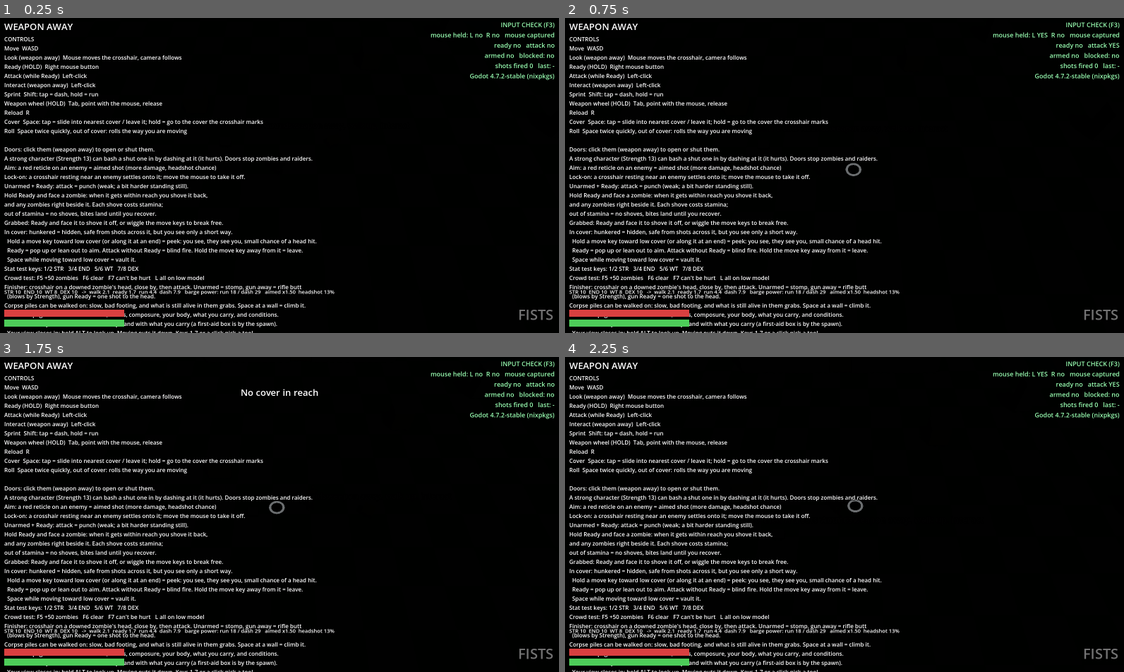
Above: before the commit, frames 1-4 (two rows, left to right).
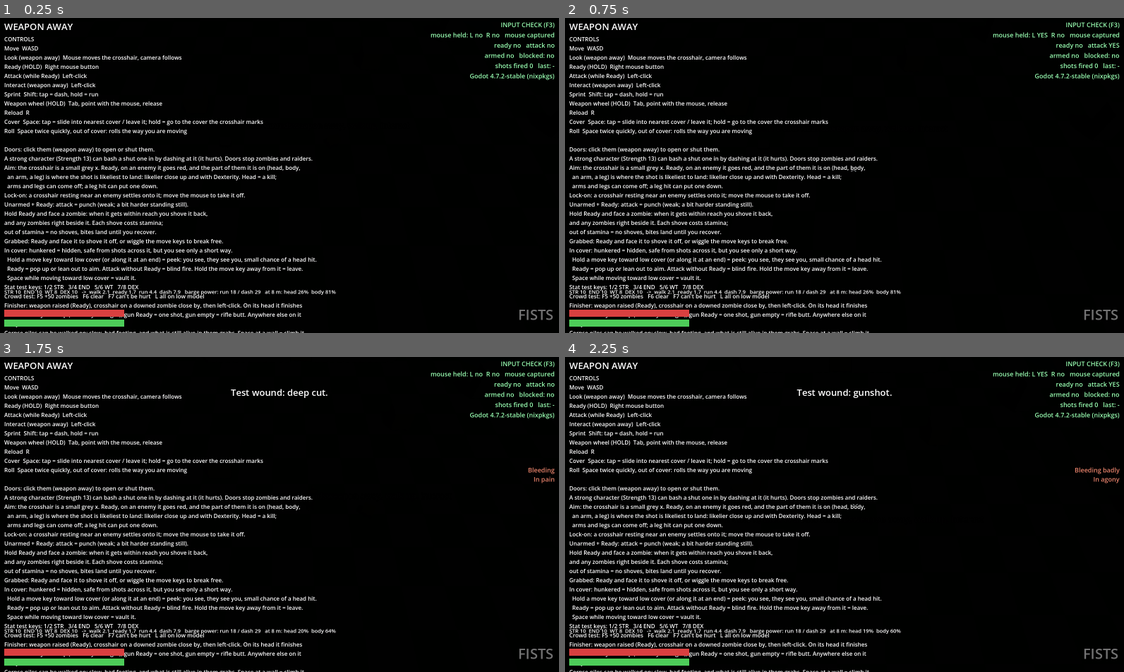
Above: after the commit, the same moments.

Repository: RuneTV64/twinsticksofdepth
Game: Godot game, scene res://main.tscn
The game is run twice, just before and just after one commit, with the same random seed, the same clock (stepped at 60 frames per second) and the same inputs.
Inputs (mouse positions are in pixels of both pictures, inside the frame that each line leads up to):
- Up to frame 1 (0.25 s): no input
- Up to frame 2 (0.75 s): tap Enter at 0.5 s; move the mouse to (878, 172) at 0.52 s; press the mouse at (878, 172) at 0.53 s; hold W (move_up) from 0.53 s (still down)
- Up to frame 3 (1.75 s): keep holding W (move_up); tap Space (cover) at 0.8, 1.35 s; move the mouse to (251, 514) at 1.27 s; release the mouse at (251, 514) at 1.28 s; click (251, 514) at 1.42 s; tap J at 1.55 s
- Up to frame 4 (2.25 s): keep holding W (move_up); move the mouse to (861, 508) at 2.02 s; press the mouse at (861, 508) at 2.03 s; tap J at 2.1 s

The runs differ from the first frame. In frame 1, 7.3% of the frame differs, in the area x 0-61%, y 46-100%; in frame 2, 7.4%; in frame 3, 7.7%; in frame 4, 7.7%, in the area x 0-100%, y 10-100%.
Error before the commit: Invalid type in function '_wound' in base 'CharacterBody3D (Player)'. Cannot convert argument 2 from String to float. (res://main.gd:108)

Commit message:
Aim at a body part with a small x crosshair; finishers need the weapon raised; fix the J key
The crosshair is a grey x that goes red on an enemy, and the part it is on
is the likeliest to be hit: better close up, with Dexterity, a better gun or
a scope. Finishers only work Ready, on any part of a downed zombie, and only
the head finishes it. The crosshair no longer hides with fists Ready. J gave
the wound's arguments in the wrong order and stopped the game.

Co-Authored-By: Claude Fable 5.2 <noreply@anthropic.com>
Claude-Session: https://claude.ai/code/session_016fBGAUWu2qzw7nE8geQqSy

Diff:
--- a/enemy.gd
+++ b/enemy.gd
@@ -17,6 +17,7 @@
 
 @export var kind := "dummy"
 @export var max_hp := 100.0            # dummies; shamblers use shambler_hp
+@export var body_blow_damage := 16.0   # a full-strength stomp or butt on a downed zombie's body (not its head)
 @export var shambler_hp := 50.0        # at the middle of decay. Scaled by rot (see Toughness)
 @export_group("Toughness")
 # The fresher the body, the more it takes: more damage to put down, a harder skull, steadier on its feet. A
@@ -732,6 +733,50 @@
 	if body != null and not dead and (crawling or state == "down" or state == "heap"):
 		return global_position + facing * 0.7
 	return global_position
+
+
+## Where its body parts are (world), for whoever is picking one out with the crosshair. Parts that are gone are
+## left out. On its feet it stands up; on the ground it lies along its facing, head first.
+func part_points() -> Dictionary:
+	var out := {}
+	var right := Vector3(-facing.z, 0.0, facing.x)
+	var at := global_position + Vector3(0.0, perch, 0.0)
+	var down := body != null and (crawling or state == "down" or state == "heap" or dead)
+	var spots := {"Head": [0.7, 0.0, 0.2], "Torso": [0.25, 0.0, 0.18], "ArmL": [0.4, -0.38, 0.12], "ArmR": [0.4, 0.38, 0.12],
+		"LegL": [-0.5, -0.16, 0.1], "LegR": [-0.5, 0.16, 0.1]} if down else \
+		{"Head": [0.0, 0.0, 1.66], "Torso": [0.0, 0.0, 1.2], "ArmL": [0.0, -0.36, 1.1], "ArmR": [0.0, 0.36, 1.1],
+		"LegL": [0.0, -0.14, 0.45], "LegR": [0.0, 0.14, 0.45]}
+	for slot: String in spots:
+		if kind == "shambler" and body != null and (body.part(slot) == "Destroyed" or (slot == "Head" and not body.has_head())):
+			continue
+		var s: Array = spots[slot]
+		out[slot] = at + facing * float(s[0]) + right * float(s[1]) + Vector3(0.0, float(s[2]), 0.0)
+	return out
+
+
+## A hit on one part of it. The head is a kill. An arm or a leg takes less out of it but may come off (a rotten
+## one more easily); a leg hit that doesn't take the leg may still put it down.
+func take_part_hit(part: String, dmg: float, dir: Vector3, knock: float) -> void:
+	if dead:
+		return
+	if part == "Head":
+		take_headshot(dir, knock * 2.0)
+		return
+	if part == "Torso" or kind != "shambler":
+		take_hit(dmg * (1.0 if part == "Torso" else 0.65), dir, knock)
+		return
+	take_hit(dmg * 0.65, dir, knock)
+	if dead or body.part(part) == "Destroyed":
+		return
+	if randf() < 0.3 + 0.4 * body.rot():
+		_lose(part, dir * 3.0 + Vector3.UP * 1.5)
+	elif part.begins_with("Leg") and randf() < 0.5:
+		_knock_down()
+
+
+## A stomp or a blow on a downed one that isn't on its head: it hurts it, no more.
+func take_body_blow(power: float, part: String, dir: Vector3) -> void:
+	take_part_hit(part, body_blow_damage * power, dir, 0.0)
 
 
 ## Is it on the ground, where its head can be stomped?
--- a/hud.gd
+++ b/hud.gd
@@ -37,7 +37,9 @@
 const HELP_TAIL := """
 Doors: click them (weapon away) to open or shut them.
 A strong character (Strength 13) can bash a shut one in by dashing at it (it hurts). Doors stop zombies and raiders.
-Aim: a red reticle on an enemy = aimed shot (more damage, headshot chance)
+Aim: the crosshair is a small grey x. Ready, on an enemy it goes red, and the part of them it is on (head, body,
+  an arm, a leg) is where the shot is likeliest to land: likelier close up and with Dexterity. Head = a kill;
+  arms and legs can come off; a leg hit can put one down.
 Lock-on: a crosshair resting near an enemy settles onto it; move the mouse to take it off.
 Unarmed + Ready: attack = punch (weak; a bit harder standing still).
 Hold Ready and face a zombie: when it gets within reach you shove it back,
@@ -50,8 +52,9 @@
   Space while moving toward low cover = vault it.
 Stat test keys: 1/2 STR   3/4 END   5/6 WT   7/8 DEX
 Crowd test: F5 +50 zombies   F6 clear   F7 can't be hurt   L all on low model
-Finisher: crosshair on a downed zombie's head, close by, then attack. Unarmed = stomp, gun away = rifle butt
-  (blows by Strength), gun Ready = one shot to the head.
+Finisher: weapon raised (Ready), crosshair on a downed zombie close by, then left-click. On its head it finishes
+  it: fists Ready = stomp (blows by Strength), gun Ready = one shot, gun empty = rifle butt. Anywhere else on it
+  only hurts it.
 Corpse piles can be walked on: slow, bad footing, and what is still alive in them grabs. Space at a wall = climb it.
 Character page: C. It shows attributes, needs, composure, your body, what you carry, and conditions.
 Wounds: H sits you down to treat them by hand with what you carry (a first-aid box is by the spawn).
@@ -308,8 +311,8 @@
 	t += "   Health %d (heals %.1f/s)     Stamina %d (back at %.0f/s)     Walk %.1f  Ready %.1f  Run %.1f  Dash %.1f m/s\n" % [
 		roundi(player.max_health), player.heal_rate, roundi(player.max_stamina), player.stamina_regen,
 		player.walk_speed, player.ready_speed, player.run_speed, player.dash_speed]
-	t += "   Aimed shot x%.2f   Headshot %d%%   Reload %.2f s   Punch x%.2f   Shove %.1f m/s   Aware all round %.1f m   Barge %d / %d\n\n" % [
-		player.aimed_mult, roundi(player.headshot_chance * 100.0), player.reload_time, player.melee_mult,
+	t += "   Shot at 8 m: head %d%%, body %d%%   Reload %.2f s   Punch x%.2f   Shove %.1f m/s   Aware all round %.1f m   Barge %d / %d\n\n" % [
+		roundi(player.part_chance("Head", 8.0) * 100.0), roundi(player.part_chance("Torso", 8.0) * 100.0), player.reload_time, player.melee_mult,
 		player.shove_force, player.sight_near, roundi(player.barge_power(player.run_speed)),
 		roundi(player.barge_power(player.dash_speed))]
 	t += "[b]NEEDS[/b]   [color=#999]%s[/color]\n[table=3]" % (
@@ -403,11 +406,11 @@
 	_st_fill.bg_color = Color(0.9, 0.5, 0.15) if player.winded \
 		else Color(0.3, 0.8, 0.35).lerp(Color(0.9, 0.8, 0.2), player.fatigue())
 
-	_stats.text = "STR %d  END %d  WT %d  DEX %d   ->  walk %.1f  ready %.1f  run %.1f  dash %.1f   barge power: run %d / dash %d   aimed x%.2f  headshot %d%%" % [
+	_stats.text = "STR %d  END %d  WT %d  DEX %d   ->  walk %.1f  ready %.1f  run %.1f  dash %.1f   barge power: run %d / dash %d   at 8 m: head %d%%  body %d%%" % [
 		roundi(player.strength), roundi(player.endurance), roundi(player.weight), roundi(player.dexterity),
 		player.walk_speed, player.ready_speed, player.run_speed, player.dash_speed,
 		roundi(player.barge_power(player.run_speed)), roundi(player.barge_power(player.dash_speed)),
-		player.aimed_mult, roundi(player.headshot_chance * 100.0)]
+		roundi(player.part_chance("Head", 8.0) * 100.0), roundi(player.part_chance("Torso", 8.0) * 100.0)]
 
 	_ammo.text = "FISTS" if player.is_melee() else "%d / %d" % [player.mag, player.reserve]
 	_ammo.modulate = Color(1, 1, 1, 1.0 if player.armed else 0.45)
--- a/main.gd
+++ b/main.gd
@@ -105,7 +105,7 @@
 			KEY_J:   # a test wound, to try the treatment screen on
 				var tw: Array = [["deep cut", "ArmL", 30.0], ["gunshot", "Torso", 26.0], ["bite", "ArmR", 20.0]][_test_wound % 3]
 				_test_wound += 1
-				player._wound(tw[0], tw[1], tw[2])
+				player._wound(tw[0], tw[2], tw[1])
 				player.show_status("Test wound: %s." % tw[0])
 			KEY_PAGEUP: hud.sheet_select(-1)
 			KEY_PAGEDOWN: hud.sheet_select(1)
--- a/player.gd
+++ b/player.gd
@@ -255,6 +255,17 @@
 var reticle_offset := Vector3.ZERO
 var reticle_visible := false
 var reticle_on_enemy := false
+## The enemy the crosshair is on, and which part of it ("Head", "Torso", "ArmL"...). Ready only.
+var hover_target: Enemy = null
+var hover_part := ""
+@export var hover_radius := 0.34       # m (on the ground, as the camera sees it) from a part to count as on it
+@export_group("Accuracy")
+## The chance a shot lands on the part the crosshair is on, at arm's length, before skill, range and the gun.
+const PART_CHANCE := {"Head": 0.22, "Torso": 0.7, "ArmL": 0.3, "ArmR": 0.3, "LegL": 0.38, "LegR": 0.38}
+@export var gun_accuracy := 1.0        # the gun in your hands (1 = an ordinary one). Guns as items will set it
+@export var scope_mult := 1.0          # a scope stretches the range you are accurate over (1 = none)
+@export var accurate_range := 10.0     # m over which an ordinary gun, unscoped, loses its close-range edge
+@export_group("")
 var reticle_target: Enemy = null   # the enemy under the reticle (Ready only counts as "aimed")
 var lock_target: Enemy = null      # the enemy the crosshair is being drawn onto (lock-on), or null
 var _aim_raw := Vector3.ZERO       # where the mouse points (cover marking uses it)
@@ -294,6 +305,8 @@
 var _wall_box: Cover.Box = null    # the solid thing you are walking into, if any (for climbing it from the pile)
 var _wall_n := Vector3.ZERO
 var finish_target: Enemy = null    # a downed zombie whose head the crosshair is on
+var finish_part := ""              # which part of it the crosshair is on: only "Head" finishes it
+var _finish_part := ""
 var finish_pile = null             # ... or where a trapped one in the corpse pile is (Vector3), or null
 var _roll_t := 0.0                 # > 0 while rolling (the body reads these three)
 var _roll_total := 0.55
@@ -385,19 +398,24 @@
 	_body.attach_weapon(_weapon)   # the body carries it: in hand when Ready, on the back otherwise
 	_apply_weapon_look()
 
+	# The crosshair: a small x on the ground. Grey; red on an enemy.
 	_reticle = MeshInstance3D.new()
-	var tm := TorusMesh.new()
-	tm.inner_radius = 0.3
-	tm.outer_radius = 0.42
-	tm.rings = 24
-	tm.ring_segments = 6
+	var tm := BoxMesh.new()
+	tm.size = Vector3(0.36, 0.01, 0.06)
 	_reticle.mesh = tm
+	_reticle.rotation.y = PI * 0.25
+	var bar2 := MeshInstance3D.new()
+	bar2.mesh = tm
+	bar2.rotation.y = PI * 0.5
+	bar2.cast_shadow = GeometryInstance3D.SHADOW_CASTING_SETTING_OFF
+	_reticle.add_child(bar2)
 	_reticle_mat = StandardMaterial3D.new()
 	_reticle_mat.shading_mode = BaseMaterial3D.SHADING_MODE_UNSHADED
 	_reticle_mat.no_depth_test = true
 	_reticle_mat.transparency = BaseMaterial3D.TRANSPARENCY_ALPHA
 	_reticle_mat.render_priority = 10
 	_reticle.material_override = _reticle_mat
+	bar2.material_override = _reticle_mat
 	_reticle.cast_shadow = GeometryInstance3D.SHADOW_CASTING_SETTING_OFF
 	_reticle.top_level = true
 	add_child(_reticle)
@@ -849,7 +867,8 @@
 ## The mouse has full control while it moves. Once it rests near an enemy, the crosshair settles
 ## onto that enemy and follows it.
 func _mouse_lock(delta: float) -> void:
-	if not lock_on_mouse or _mouse_idle < lock_on_mouse_settle:
+	# Once the crosshair is on someone it stays where you put it: you are choosing which part of them.
+	if not lock_on_mouse or _mouse_idle < lock_on_mouse_settle or hover_target != null:
 		lock_target = null
 		return
 	reticle_offset += _lock_pull(reticle_offset, lock_on_mouse_radius) * (1.0 - exp(-lock_on_sharpness * delta))
@@ -1222,21 +1241,16 @@
 func _update_finisher() -> void:
 	finish_target = null
 	finish_pile = null
-	if dead or not reticle_visible or not held_by.is_empty() or in_cover or _vault_t > 0.0:
+	finish_part = ""
+	# Only with your weapon raised, and the crosshair on a downed one within reach. Any part of it will do, but
+	# only the head finishes it.
+	if dead or not armed or not reticle_visible or not held_by.is_empty() or in_cover or _vault_t > 0.0:
 		return
 	var aim := global_position + reticle_offset
-	var best := finisher_aim
-	for e in get_tree().get_nodes_in_group("enemies"):
-		var en := e as Enemy
-		if en == null or not en.is_down():
-			continue
-		var head := en.aim_point()
-		if _xz(head - global_position).length() > finisher_reach:
-			continue
-		var d := _xz(head - aim).length()
-		if d < best:
-			best = d
-			finish_target = en
+	if hover_target != null and hover_target.is_down() \
+			and _xz(hover_target.global_position - global_position).length() <= finisher_reach + 0.4:
+		finish_target = hover_target
+		finish_part = hover_part
 	if finish_target == null and CorpsePile.it != null:
 		# Any limb or head sticking out of the pile: there is no telling which are still alive.
 		var p = CorpsePile.it.piece_near(aim, finisher_aim + 0.1)
@@ -1256,6 +1270,7 @@
 
 
 func _start_finisher() -> void:
+	_finish_part = finish_part
 	_finish_on = finish_target
 	_finish_at = finish_pile
 	var at: Vector3 = finish_target.aim_point() if finish_target != null else finish_pile
@@ -1270,7 +1285,9 @@
 		_fire_cd = fire_interval
 		shots_fired += 1
 		Earshot.make(global_position, shot_noise_range, get_tree())
-		if _finish_on != null:
+		if _finish_on != null and _finish_part != "Head":
+			_finish_on.take_part_hit(_finish_part, shot_damage, Vector3.DOWN, 0.0)   # point blank: it can't miss
+		elif _finish_on != null:
 			_finish_on.take_hit(_finish_on.hp + 1.0, Vector3.DOWN, 0.0)
 			show_status("Finished it", 0.7)
 		elif CorpsePile.it != null:
@@ -1295,7 +1312,10 @@
 		if not is_instance_valid(_finish_on) or not _finish_on.is_down():
 			return   # it got up, or it's gone
 		Earshot.make(global_position, stomp_noise_range, get_tree(), _finish_on)
-		if _finish_on.take_stomp(_blow_power(), Vector3.DOWN):
+		if _finish_part != "Head":
+			_finish_on.take_body_blow(_blow_power(), _finish_part, Vector3.DOWN)
+			show_status("It's down" if _finish_on.dead else "Go for the head!", 0.7)
+		elif _finish_on.take_stomp(_blow_power(), Vector3.DOWN):
 			show_status("Skull crushed", 0.8)
 		else:
 			show_status("Again!", 0.6)
@@ -1424,10 +1444,59 @@
 ## the same path the projectile takes (from the muzzle, along your current facing, same hit
 ## radius and wall check), so a wall, a shut door, a body in the way, or a facing that hasn't
 ## turned onto the target yet all keep it white.
+## Which enemy, and which part of it, the crosshair is on. The crosshair is a point on the ground; a part that
+## is up off the ground is taken where the camera sees it against the ground (the camera never turns).
+func _update_hover() -> void:
+	hover_target = null
+	hover_part = ""
+	if not armed or dead or not reticle_visible:
+		return
+	var cam := get_viewport().get_camera_3d()
+	if cam == null:
+		return
+	var c := cam.global_position
+	var aim := global_position + reticle_offset
+	var reach := current_reticle_range() + 2.0
+	var best := hover_radius
+	for e in get_tree().get_nodes_in_group("enemies"):
+		var en := e as Enemy
+		if en == null or en.dead or en._alpha < 0.5 or _xz(en.global_position - global_position).length() > reach:
+			continue
+		var pts: Dictionary = en.part_points()
+		for slot: String in pts:
+			var q: Vector3 = pts[slot]
+			var g := c + (q - c) * (c.y / maxf(c.y - q.y, 0.01))    # where the camera sees it on the ground
+			var d := _xz(g - aim).length()
+			if slot == "Torso":
+				d *= 0.8        # the biggest part: a little easier to be on
+			if d < best:
+				best = d
+				hover_target = en
+				hover_part = slot
+
+
+## The chance a shot at this range lands on the part aimed at: better up close, with Dexterity, with a better
+## gun or a scope; worse shaken, hurt or tired.
+func part_chance(part: String, dist: float) -> float:
+	var skill := maxf(1.0 + 0.04 * sheet.bonus("dexterity"), 0.4) * sheet.aim_mult
+	var near := clampf(1.8 - dist / maxf(accurate_range * gun_accuracy * scope_mult, 1.0) * 0.8, 0.35, 1.8)
+	return clampf(float(PART_CHANCE.get(part, 0.3)) * skill * gun_accuracy * near, 0.02, 0.95)
+
+
 func _update_line_of_fire() -> void:
 	reticle_on_enemy = false
 	reticle_target = null
+	_update_hover()
 	if not armed or dead or is_melee() or (in_cover and cover_mode != "pop"):
+		return
+	if hover_target != null:
+		# The crosshair is on someone: that is who you are aiming at, if nothing solid is in the way.
+		var m := muzzle_position()
+		var tgt := hover_target.global_position + Vector3(0.0, 1.0, 0.0)
+		var w := Projectile.wall_hit(get_world_3d().direct_space_state, m, tgt, [get_rid()])
+		if w.is_empty() or m.distance_to(w["position"]) >= m.distance_to(tgt) - 0.5:
+			reticle_target = hover_target
+			reticle_on_enemy = true
 		return
 	var from := muzzle_position()
 	var to := from + facing * Projectile.MAX_DIST
@@ -1475,6 +1544,9 @@
 			want = n3
 		facing = _turn_toward(facing, want, turn_speed * delta)
 		return
+	elif armed and hover_target != null and not is_melee():
+		want = hover_target.global_position - global_position   # the gun points at who the crosshair is on
+		want.y = 0.0
 	elif armed:
 		want = reticle_offset
 	elif _dash_t > 0.0:
@@ -1760,11 +1832,10 @@
 	shot.exclude = [get_rid()]
 	shot.shooter = self
 	# Fired with the reticle on an enemy: the shot is "aimed" at that enemy.
-	if aimed and reticle_target != null:
+	if aimed and reticle_target != null and hover_target == reticle_target:
 		shot.aimed_at = reticle_target
-		# Conditions (shaken, tired, hurt) eat into the bonus, not the base damage.
-		shot.aimed_mult = 1.0 + (aimed_mult - 1.0) * sheet.aim_mult
-		shot.headshot_chance = headshot_chance * sheet.aim_mult
+		shot.aim_part = hover_part
+		shot.part_chance = part_chance(hover_part, _xz(reticle_target.global_position - global_position).length())
 	shots_fired += 1
 	print("[fire] #%d dir %s mag %d%s" % [shots_fired, dir, mag, "" if aimed else " (blind)"])
 	shot.position = from
@@ -1891,17 +1962,28 @@
 			interact_target = n
 
 
+const PART_WORDS := {"Head": "head", "Torso": "body", "ArmL": "left arm", "ArmR": "right arm", "LegL": "left leg", "LegR": "right leg"}
+
+
 func interact_prompt() -> String:
 	if finish_target == null and finish_pile != null:
 		return "[%s]  %s it, in case it's alive" % ["Left-click",
 			"Shoot" if armed and not is_melee() and mag > 0 else ("Stomp" if is_melee() else "Rifle-butt")]
 	if finish_target != null:
 		var btn := "Left-click"
+		var where: String = PART_WORDS.get(finish_part, "body")
 		if armed and not is_melee() and mag > 0:
-			return "[%s]  Shoot it in the head (1 round, loud)" % btn
+			return "[%s]  Shoot it in the %s (1 round, loud)" % [btn, where]
+		if finish_part != "Head":
+			return "[%s]  %s its %s (it hurts it; the head finishes it)" % [btn, "Stomp" if is_melee() else "Rifle-butt", where]
 		var n := finisher_blows()
 		return "[%s]  %s its head (%s)" % [btn, "Stomp" if is_melee() else "Rifle-butt",
 			"one blow" if n <= 1 else "about %d blows" % n]
+	if armed and not is_melee() and reticle_target != null and hover_part != "":
+		# Aiming: which part, and roughly how good the shot is. Never a number.
+		var ch := part_chance(hover_part, _xz(reticle_target.global_position - global_position).length())
+		return "%s: %s" % [str(PART_WORDS.get(hover_part, "body")).capitalize(),
+			"a long shot" if ch < 0.15 else ("a hard shot" if ch < 0.35 else ("a fair shot" if ch < 0.6 else ("a good shot" if ch < 0.93 else "can't miss")))]
 	if interact_target == null:
 		return ""
 	var txt: String = interact_target.call("prompt_text", self)
@@ -2198,14 +2280,9 @@
 	if _cover_mark.visible:
 		var ms := Cover.spot(cover_mark_face, cover_mark_t)
 		_cover_mark.global_position = Vector3(ms.x, global_position.y + 0.06, ms.y)
-	_reticle.visible = reticle_visible and not dead and not (armed and is_melee())
+	_reticle.visible = reticle_visible and not dead
 	_reticle.global_position = global_position + reticle_offset + Vector3(0.0, 0.08, 0.0)
-	if finish_target != null or finish_pile != null:
-		_reticle_mat.albedo_color = Color(1.0, 0.6, 0.1, 0.95)   # on a head you can finish
-	elif not armed:
-		# Weapon away: just a look cursor, so keep it a quiet gray (no enemy highlight).
-		_reticle_mat.albedo_color = Color(0.62, 0.64, 0.66, 0.55)
-	elif reticle_on_enemy:
-		_reticle_mat.albedo_color = Color(1.0, 0.2, 0.15, 0.95)
+	if armed and (hover_target != null or finish_pile != null):
+		_reticle_mat.albedo_color = Color(1.0, 0.2, 0.15, 0.95)   # on an enemy
 	else:
-		_reticle_mat.albedo_color = Color(1.0, 1.0, 1.0, 0.95)
+		_reticle_mat.albedo_color = Color(0.66, 0.68, 0.7, 0.8 if armed else 0.55)
--- a/projectile.gd
+++ b/projectile.gd
@@ -16,6 +16,25 @@
 var aimed_at: Enemy = null      # enemy under the reticle when fired; bonuses apply only to it
 var aimed_mult := 1.0
 var headshot_chance := 0.0
+var aim_part := ""              # the part of aimed_at the crosshair was on ("" = none: an unaimed shot)
+var part_chance := 0.0          # chance the shot lands on that part
+const STRAY := {"Torso": 5.0, "ArmL": 1.0, "ArmR": 1.0, "LegL": 1.5, "LegR": 1.5, "Head": 0.3}
+
+
+## Where a shot lands when it doesn't land where it was meant to (or wasn't meant for anywhere): mostly the body.
+static func stray_part(not_this := "") -> String:
+	var total := 0.0
+	for k: String in STRAY:
+		if k != not_this:
+			total += float(STRAY[k])
+	var r := randf() * total
+	for k: String in STRAY:
+		if k == not_this:
+			continue
+		r -= float(STRAY[k])
+		if r <= 0.0:
+			return k
+	return "Torso"
 var targets_player := false     # fired by a raider or the test gunner: it can hit the player and zombies, not raiders
 var origin := Vector3.ZERO      # where it was fired from: cover is judged from here
 var _travel := 0.0
@@ -97,11 +116,21 @@
 			queue_free()
 			return
 	if best_e != null:
-		if best_e == aimed_at and randf() < headshot_chance:
+		if is_instance_valid(shooter):
+			# The player's shot: it lands on the part the crosshair was on, with luck; otherwise somewhere else on it.
+			var part := stray_part()
+			if best_e == aimed_at and aim_part != "":
+				part = aim_part if randf() < part_chance else stray_part(aim_part)
+			var parts: Dictionary = best_e.part_points()
+			if not parts.has(part):
+				part = "Torso"
+			best_e.take_part_hit(part, damage, dir, knock)
+			_report("HIT %s in the %s%s" % [best_e.kind, part, " (aimed there)" if part == aim_part else ""])
+			if part == "Head" and is_instance_valid(shooter):
+				shooter.show_status("HEADSHOT!", 1.0)
+		elif best_e == aimed_at and randf() < headshot_chance:
 			best_e.take_headshot(dir, knock * 2.0)   # one-hit kill; may take the head off
 			_report("HEADSHOT on %s" % best_e.kind)
-			if is_instance_valid(shooter):
-				shooter.show_status("HEADSHOT!", 1.0)
 		elif best_e == aimed_at:
 			best_e.take_hit(damage * aimed_mult, dir, knock)
 			_report("AIMED HIT %s x%.2f, hp now %d" % [best_e.kind, aimed_mult, ceili(best_e.hp)])
Not shown, changed: CLAUDE.md
